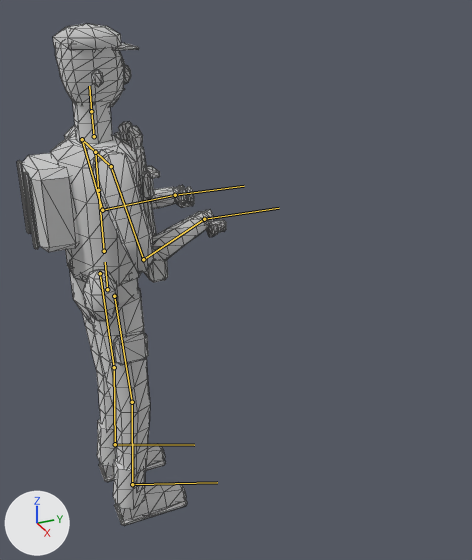
One commit to the glTF model ambush_loop/art/v2/models/enemy_flank_lod1.glb: the scene before it, then after it.
Before and after are seen from a 50 mm camera at (2.13, -0.45, 1.94) aimed at (-0.04, 0.53, 0.85). Arrows for +X, +Y and +Z are at lower left; the lights stay in place. The first picture is the older version. The bones that change, and the others that lie on the model, are drawn over the model as lines. Mesh edges are drawn as thin lines.

In view in the first picture: 'enemy_flank_body_lod1'.
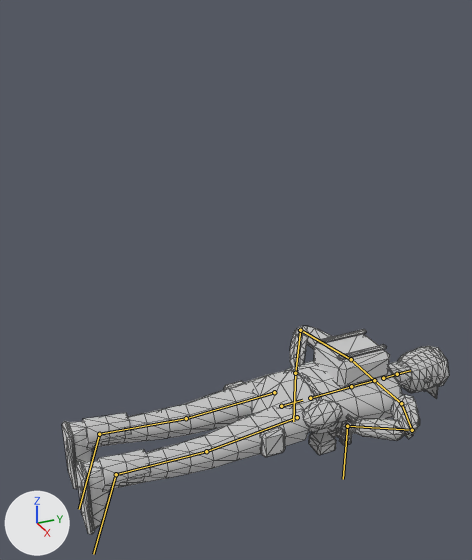
The newer file adds an action. The first version stands in its rest pose; the second is drawn at frame 0 of the action 'corpse_lift'.

Where the change shows, as pixel boxes (x1, y1, x2, y2) in the pictures (472 x 560 px):
'enemy_flank_body_lod1', posed (85% wider, 59% shorter): before (17, 23, 226, 526); after (62, 326, 449, 534)
bone 'pelvis', root to tip: before (107, 289) to (105, 262); after (281, 406) to (302, 400)
bone 'clavicle.L', root to tip: before (95, 152) to (82, 139); after (374, 380) to (351, 359)
bone 'upper_arm.L', root to tip: before (82, 139) to (102, 210); after (351, 359) to (300, 330)
bone 'forearm.L', root to tip: before (102, 210) to (175, 195); after (300, 330) to (295, 373)
bone 'hand.L', root to tip: before (175, 195) to (244, 186); after (295, 373) to (293, 421)
bone 'clavicle.R', root to tip: before (95, 152) to (111, 166); after (374, 380) to (401, 403)
bone 'upper_arm.R', root to tip: before (111, 166) to (143, 259); after (401, 403) to (412, 430)
bone 'forearm.R', root to tip: before (143, 259) to (204, 219); after (412, 430) to (347, 426)
bone 'hand.R', root to tip: before (204, 219) to (279, 208); after (347, 426) to (343, 479)
bone 'thigh.L', root to tip: before (100, 273) to (114, 367); after (274, 392) to (186, 418)
bone 'shin.L', root to tip: before (114, 367) to (115, 444); after (186, 418) to (99, 434)
bone 'foot.L', root to tip: before (115, 444) to (194, 445); after (99, 434) to (79, 509)
bone 'thigh.R', root to tip: before (114, 296) to (132, 402); after (297, 417) to (206, 451)
bone 'shin.R', root to tip: before (132, 402) to (132, 484); after (206, 451) to (116, 474)
bone 'foot.R', root to tip: before (132, 484) to (217, 482); after (116, 474) to (93, 554)

What changed in the scene script:
```text
Change bone_pelvis:
    where bone_pelvis = bpy.data.objects['Rig.004'].pose.bones['pelvis']  # child of 'root'
    bone_pelvis.location: (0.0, 0.0, 0.0) -> (0.0, -0.717, -0.73)
    bone_pelvis.rotation_quaternion: (1.0, 0.0, 0.0, 0.0) -> (0.707, -0.707, 0.0, 0.0)  # degrees (0, 0, 0) -> degrees (-90, 0, 0)
Change bone_clavicle_l:
    where bone_clavicle_l = bpy.data.objects['Rig.004'].pose.bones['clavicle.L']  # child of 'chest'
    bone_clavicle_l.rotation_quaternion: (1.0, 0.0, 0.0, 0.0) -> (0.707, 0.0, -0.707, 0.0)  # degrees (0, 0, 0) -> degrees (0, -90, 0)
Change bone_upper_arm_l:
    where bone_upper_arm_l = bpy.data.objects['Rig.004'].pose.bones['upper_arm.L']  # child of 'clavicle.L'
    bone_upper_arm_l.rotation_quaternion: (1.0, 0.0, 0.0, 0.0) -> (0.644, -0.207, 0.0, 0.736)  # degrees (0, 0, 0) -> degrees (-16, 18, 95)
Change bone_forearm_l:
    where bone_forearm_l = bpy.data.objects['Rig.004'].pose.bones['forearm.L']  # child of 'upper_arm.L'
    bone_forearm_l.rotation_quaternion: (1.0, 0.0, 0.0, 0.0) -> (-0.448, -0.613, -0.138, 0.636)  # degrees (0, 0, 0) -> degrees (61, 65, -69)
Change bone_hand_l:
    where bone_hand_l = bpy.data.objects['Rig.004'].pose.bones['hand.L']  # child of 'forearm.L'
    bone_hand_l.rotation_quaternion: (1.0, 0.0, 0.0, 0.0) -> (0.546, -0.35, -0.678, 0.345)  # degrees (0, 0, 0) -> degrees (-101, -30, 101)
Change bone_clavicle_r:
    where bone_clavicle_r = bpy.data.objects['Rig.004'].pose.bones['clavicle.R']  # child of 'chest'
    bone_clavicle_r.rotation_quaternion: (1.0, 0.0, 0.0, 0.0) -> (0.707, 0.0, 0.707, 0.0)  # degrees (0, 0, 0) -> degrees (0, 90, 0)
Change bone_upper_arm_r:
    where bone_upper_arm_r = bpy.data.objects['Rig.004'].pose.bones['upper_arm.R']  # child of 'clavicle.R'
    bone_upper_arm_r.rotation_quaternion: (1.0, 0.0, 0.0, 0.0) -> (0.644, -0.207, 0.0, -0.736)  # degrees (0, 0, 0) -> degrees (-16, -18, -95)
Change bone_forearm_r:
    where bone_forearm_r = bpy.data.objects['Rig.004'].pose.bones['forearm.R']  # child of 'upper_arm.R'
    bone_forearm_r.rotation_quaternion: (1.0, 0.0, 0.0, 0.0) -> (-0.448, -0.613, 0.138, -0.636)  # degrees (0, 0, 0) -> degrees (61, -65, 69)
Change bone_hand_r:
    where bone_hand_r = bpy.data.objects['Rig.004'].pose.bones['hand.R']  # child of 'forearm.R'
    bone_hand_r.rotation_quaternion: (1.0, 0.0, 0.0, 0.0) -> (0.546, -0.35, 0.678, -0.345)  # degrees (0, 0, 0) -> degrees (-101, 30, -101)
Change bone_thigh_l:
    where bone_thigh_l = bpy.data.objects['Rig.004'].pose.bones['thigh.L']  # child of 'pelvis'
    bone_thigh_l.rotation_quaternion: (1.0, 0.0, 0.0, 0.0) -> (0.999, 0.001, -0.047, -0.011)  # degrees (0, 0, 0) -> degrees (0, -5, -1)
Change bone_shin_l:
    where bone_shin_l = bpy.data.objects['Rig.004'].pose.bones['shin.L']  # child of 'thigh.L'
    bone_shin_l.rotation_quaternion: (1.0, 0.0, 0.0, 0.0) -> (0.999, -0.004, 0.02, 0.028)  # degrees (0, 0, 0) -> degrees (0, 2, 3)
Change bone_foot_l:
    where bone_foot_l = bpy.data.objects['Rig.004'].pose.bones['foot.L']  # child of 'shin.L'
    bone_foot_l.rotation_quaternion: (1.0, 0.0, 0.0, 0.0) -> (1.0, 0.001, -0.005, -0.027)  # degrees (0, 0, 0) -> degrees (0, -1, -3)
Change bone_thigh_r:
    where bone_thigh_r = bpy.data.objects['Rig.004'].pose.bones['thigh.R']  # child of 'pelvis'
    bone_thigh_r.rotation_quaternion: (1.0, 0.0, 0.0, 0.0) -> (0.999, 0.001, 0.047, 0.011)  # degrees (0, 0, 0) -> degrees (0, 5, 1)
Change bone_shin_r:
    where bone_shin_r = bpy.data.objects['Rig.004'].pose.bones['shin.R']  # child of 'thigh.R'
    bone_shin_r.rotation_quaternion: (1.0, 0.0, 0.0, 0.0) -> (0.999, -0.004, -0.02, -0.028)  # degrees (0, 0, 0) -> degrees (0, -2, -3)
Change bone_foot_r:
    where bone_foot_r = bpy.data.objects['Rig.004'].pose.bones['foot.R']  # child of 'shin.R'
    bone_foot_r.rotation_quaternion: (1.0, 0.0, 0.0, 0.0) -> (1.0, 0.001, 0.005, 0.027)  # degrees (0, 0, 0) -> degrees (0, 1, 3)
```
